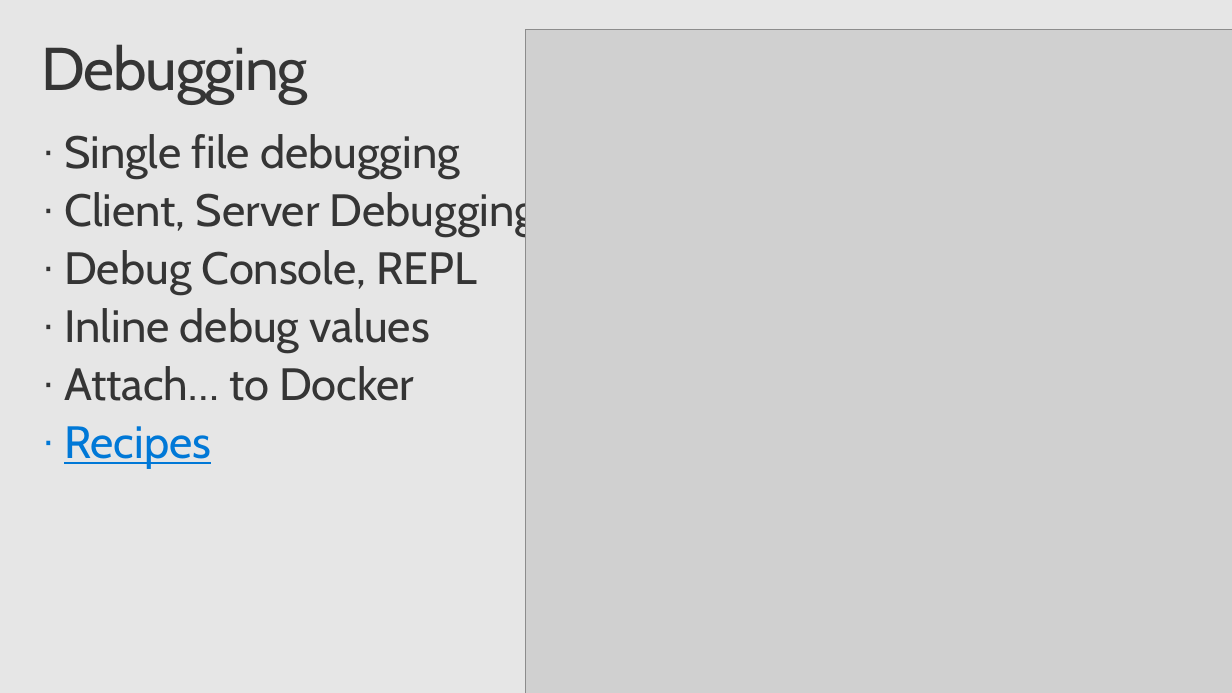
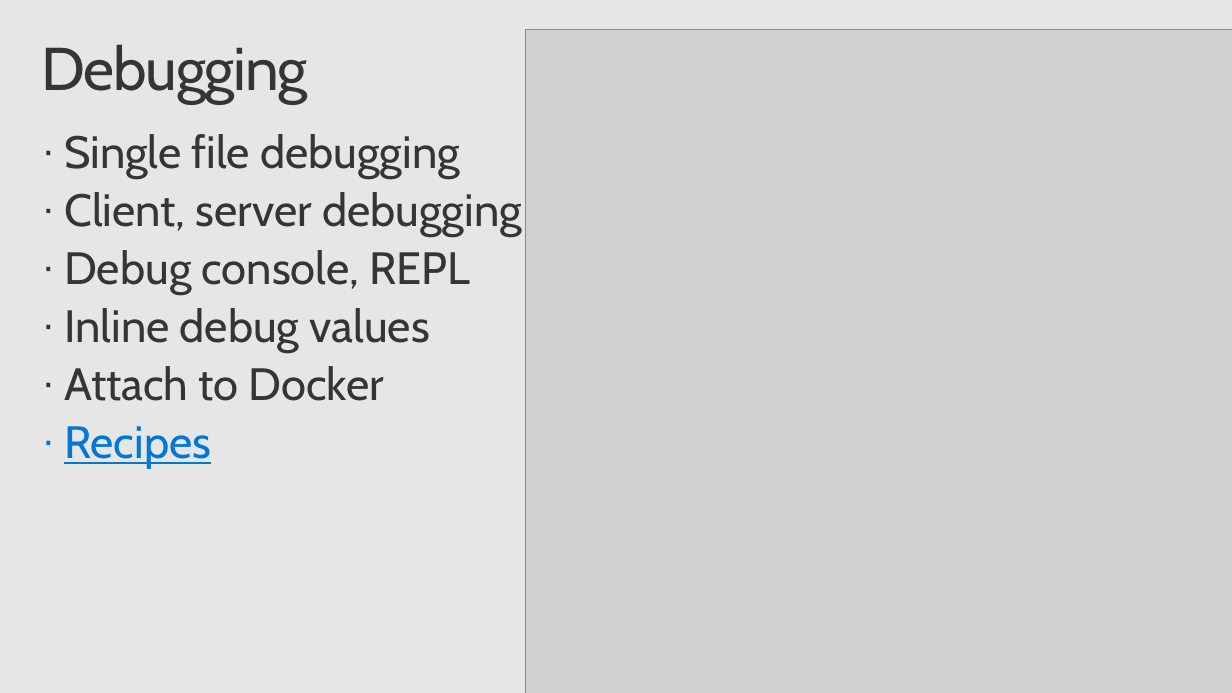
Before and after one commit to chrisdias/ignite2017, a slide deck: slide 9 of BRK3394.chrisdias.vscodetipstricks.pptx. Drawn at 1232x693 pixels with LibreOffice and Linux fonts; fonts in the diff are those of the drawing; grey boxes stand for pictures; background and template pictures are left out. Boxes give left, top, right and bottom in pixels: in the first picture for what was removed or moved away, otherwise in the second. Text is boxed around its words. In the diff, an @@ line names an element or a change of style, - is before the commit and + after.

```diff
--- a/BRK3394.chrisdias.vscodetipstricks.pptx
+++ b/BRK3394.chrisdias.vscodetipstricks.pptx
@@ text at (64,192,522,294): text changed @@
-· Client, Server Debugging
-· Debug Console, REPL
+· Client, server debugging
+· Debug console, REPL
@@ text at (64,366,384,401): text changed @@
-· Attach… to Docker
+· Attach to Docker
```
Also in this commit, not shown: 8 other slides changed, 1 other file.
